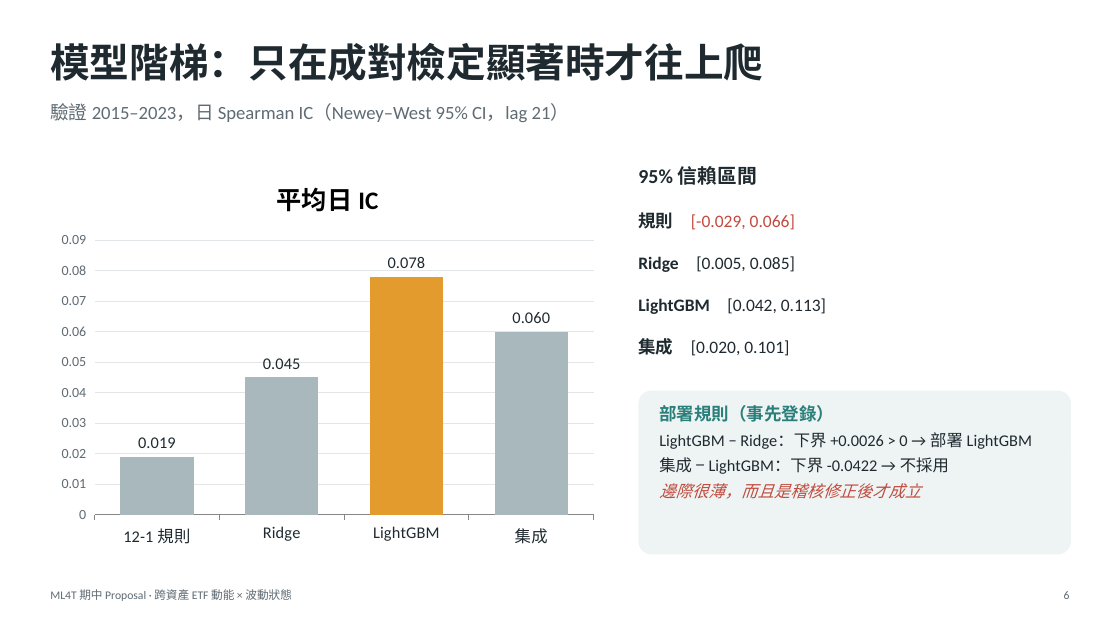
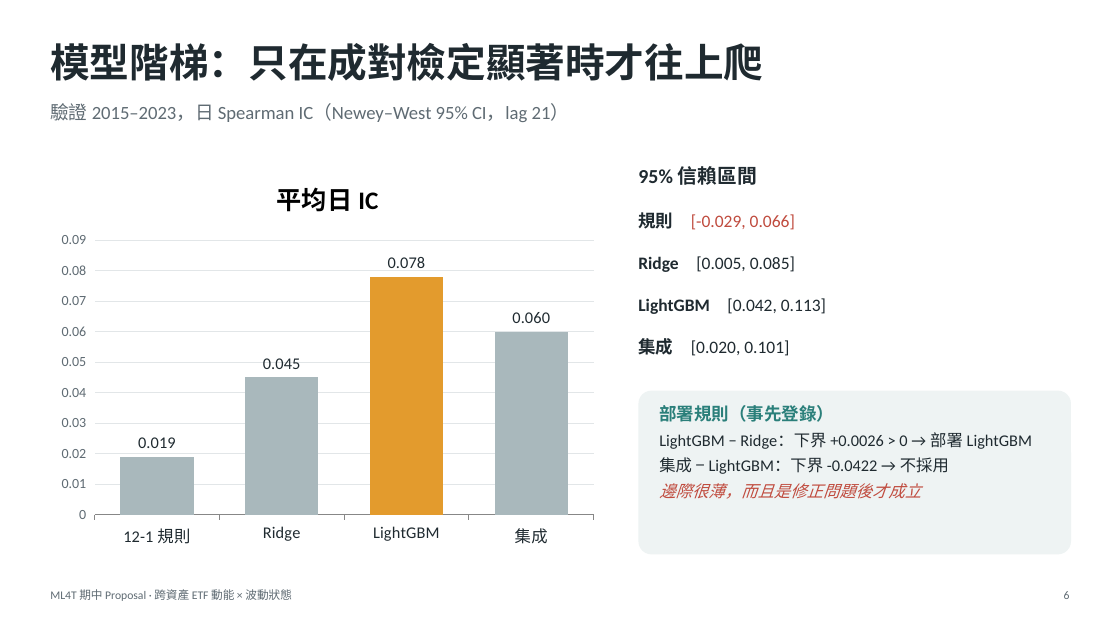
Before and after one commit to StanHsu0348/ml4t-midterm-etf-momentum, a slide deck: slide 6 of slides/midterm_presentation.pptx. Drawn at 1120x630 pixels with LibreOffice and Linux fonts; fonts in the diff are those of the drawing. Boxes give left, top, right and bottom in pixels: in the first picture for what was removed or moved away, otherwise in the second. Text is boxed around its words. In the diff, an @@ line names an element or a change of style, - is before the commit and + after.

```diff
--- a/slides/midterm_presentation.pptx
+++ b/slides/midterm_presentation.pptx
@@ text at (659,483,921,499): text changed @@
-邊際很薄，而且是稽核修正後才成立
+邊際很薄，而且是修正問題後才成立
```
Also in this commit, not shown: 1 other slide changed, 5 other files.
